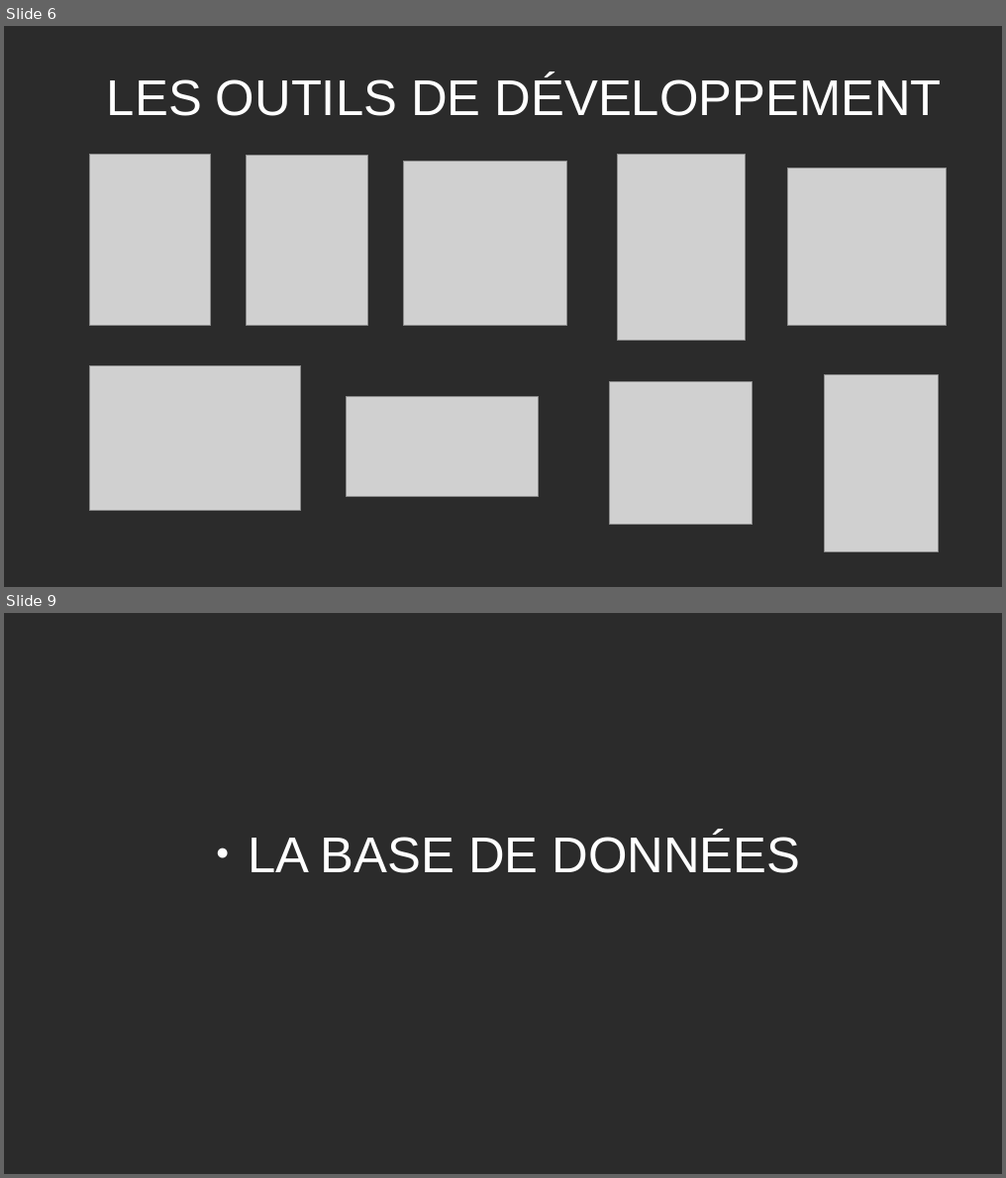
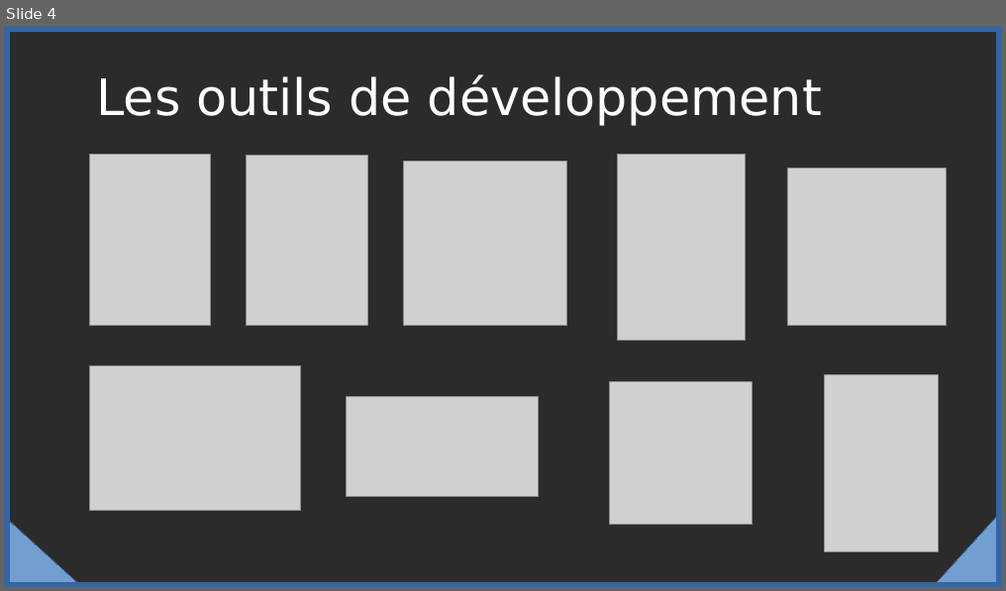
Before and after one commit to Lukam90/Sym-CRM, a slide deck: document/Presentation-Sym-CRM-LH.odp. Shown one above the other, each under a label of ours: slides 6 and 9 before the commit, slide 4 after it; the slides between them are not shown. The pictures are 1006x1178 and 1006x591 pixels, drawn with LibreOffice and Linux fonts; fonts in the diff are those of the drawing; grey boxes stand for pictures; background and template pictures are left out; a plain dark background stands for a picture behind light text. Boxes give left, top, right and bottom in pixels: in the first picture for what was removed or moved away, otherwise in the second. Text is boxed around its words. In the diff, an @@ line names an element or a change of style, - is before the commit and + after.

```diff
--- a/document/Presentation-Sym-CRM-LH.odp
+++ b/document/Presentation-Sym-CRM-LH.odp
@@ slide 9 removed at [4,613,1002,1174], background picture (left out) @@
@@ subtitle removed at [248,832,801,873] @@
-● LA BASE DE DONNÉES
@@ what was slide 6 is now slide 4 @@
@@ slide 4 changed as well @@
@@ rectangle added at [4,26,1002,587], outline #3465A4 10.01 pt @@
@@ title at [97,75,822,126]: text changed; font Arial to DejaVu Sans @@
-LES OUTILS DE DÉVELOPPEMENT
+Les outils de développement
@@ right triangle added at [4,516,83,587], fill #729FCF, outline #3465A4 0 pt @@
@@ right triangle added at [932,510,1002,587], fill #729FCF, outline #3465A4 0 pt @@
```
Also in this commit, not shown: 9 other slides changed, 5 other slides removed, 2 other files.
